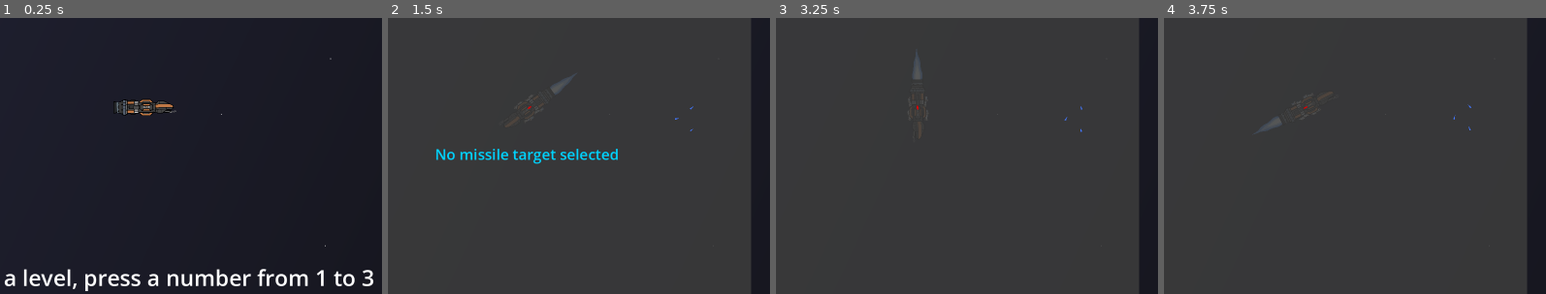
Above: before the commit, frames 1-4 (left to right).
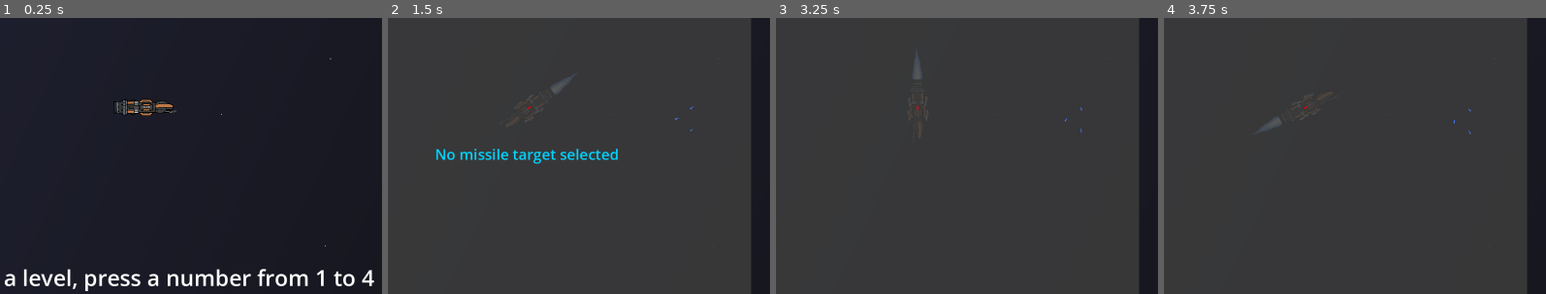
Above: after the commit, the same moments.

Repository: OxygenLithium/the-expanse-io-campaign
Game: Godot game, scene res://scenes/main.tscn
Same seed, same stepped clock (60 frames per second), same inputs: the game is played once before the commit and once after it.
Inputs (mouse positions are % of the whole screen's width and height, from its top left):
- Up to frame 1 (0.25 s): no input
- Up to frame 2 (1.5 s): tap A (key_a) at 0.5 s; move the mouse to (72, 45) at 0.52 s; hold Right (ui_right) 0.53-1.28 s; hold 1 (key_1) 0.53-1.28 s; tap 2 (key_2) at 0.8, 1.35 s; tap Space (key_space) at 1.25 s; move the mouse to (29, 55) at 1.27 s; hold Left (ui_left) from 1.28 s (still down)
- Up to frame 3 (3.25 s): tap 3 (key_3) at 1.55 s; move the mouse to (59, 28) at 2.02 s; release Left (ui_left) at 2.03 s; hold 3 (key_3) 2.03-2.78 s; hold Right (ui_right) from 2.03 s (still down); tap 4 (key_4) at 2.3, 2.85 s; move the mouse to (44, 70) at 2.77 s; tap A (key_a) at 3.05 s
- Up to frame 4 (3.75 s): move the mouse to (80, 65) at 3.52 s; release Right (ui_right) at 3.53 s; hold Left (ui_left) from 3.53 s (still down); tap A (key_a) at 3.6 s
The pictures show only the part of the screen within x 31-81%, y 34-84%; the shares and areas given below are measured in that part.

The runs differ from the first frame. In frame 1, 0.1% of the frame differs, in the area x 94-98%, y 91-98%; in frame 2, nothing differs; in frame 3, less than 0.1%; in frame 4, less than 0.1%.

Commit message:
increased hitbox for MCRN pdc rounds, fixed A and D being misbound, and added a fourth placeholder level

Diff:
--- a/scenes/main.tscn
+++ b/scenes/main.tscn
@@ -40,7 +40,7 @@
 offset_top = 419.0
 offset_right = 644.0
 offset_bottom = 624.0
-text = "To choose a level, press a number from 1 to 3"
+text = "To choose a level, press a number from 1 to 4"
 label_settings = SubResource("LabelSettings_c3el5")
 
 [node name="ship_sprite" type="Sprite2D" parent="TitlePage"]
--- a/scenes/projectiles/mcrn/bullet.tscn
+++ b/scenes/projectiles/mcrn/bullet.tscn
@@ -15,4 +15,4 @@
 texture = ExtResource("2_d57ve")
 
 [node name="CollisionPolygon2D" type="CollisionPolygon2D" parent="."]
-polygon = PackedVector2Array(-5, 0, 0, -1, 5, 0, 1.48059, 0.703882, 0, 1)
+polygon = PackedVector2Array(-12, 0, 0, -2, 14, 0, 0, 2)
--- a/scripts/main.gd
+++ b/scripts/main.gd
@@ -123,6 +123,52 @@
 		enemy.displayName = "UNN Lafayette"
 		add_child(enemy)
 
+	elif level == 4:
+		enemy = frigateFile.instantiate()
+		enemy.position = Vector2(13500,1500)
+		enemy.displayName = "UNN Milton"
+		add_child(enemy)
+
+		enemy = andronicusFile.instantiate()
+		enemy.position = Vector2(12000,0)
+		enemy.displayName = "UNN Jasper"
+		add_child(enemy)
+
+		enemy = frigateFile.instantiate()
+		enemy.position = Vector2(13500,-1500)
+		enemy.displayName = "UNN Beirut"
+		add_child(enemy)
+
+		enemy = munroeFile.instantiate()
+		enemy.position = Vector2(20000,700)
+		enemy.displayName = "UNN St. Elmo's Fire"
+		add_child(enemy)
+
+		enemy = munroeFile.instantiate()
+		enemy.position = Vector2(20000,-700)
+		enemy.displayName = "UNN Maracaibo"
+		add_child(enemy)
+
+		enemy = andronicusFile.instantiate()
+		enemy.position = Vector2(24000,0)
+		enemy.displayName = "UNN Beowulf"
+		add_child(enemy)
+
+		enemy = murphyFile.instantiate()
+		enemy.position = Vector2(80000,-5000)
+		enemy.displayName = "UNN Hou Yi"
+		add_child(enemy)
+
+		enemy = murphyFile.instantiate()
+		enemy.position = Vector2(150000,-6000)
+		enemy.displayName = "UNN Hayha"
+		add_child(enemy)
+
+		enemy = murphyFile.instantiate()
+		enemy.position = Vector2(140000,-5000)
+		enemy.displayName = "UNN Basilic"
+		add_child(enemy)
+
 func unn_ship_destroyed():
 	if UNNShips.size() < 1:
 		victory()
--- a/scripts/main_node.gd
+++ b/scripts/main_node.gd
@@ -17,7 +17,7 @@
 # Called every frame. 'delta' is the elapsed time since the previous frame.
 func _process(delta: float) -> void:
 	if !inGame:
-		if Input.is_action_pressed("key_1") or Input.is_action_pressed("key_2") or Input.is_action_pressed("key_3"):
+		if Input.is_action_pressed("key_1") or Input.is_action_pressed("key_2") or Input.is_action_pressed("key_3") or Input.is_action_pressed("key_4"):
 			inGame = true
 			TitlePage.visible = false
 			game_map = gameMapFile.instantiate()
@@ -28,5 +28,7 @@
 				game_map.level = 2
 			if Input.is_action_pressed("key_3"):
 				game_map.level = 3
+			if Input.is_action_pressed("key_4"):
+				game_map.level = 4
 			self.add_child(game_map)
 			mainCamera.gameStart(game_map.player)
--- a/scripts/ships/common/ship.gd
+++ b/scripts/ships/common/ship.gd
@@ -85,6 +85,9 @@
 			closest = incomingMissiles[i]
 			minDistance = incomingMissiles[i].approxImpactTime
 
+	if closest:
+		return closest
+
 	minDistance *= 500
 	for i in range(enemyShips.size()):
 		if (enemyShips[i].position - futurePos).length() < minDistance:
--- a/scripts/ships/mcrn/player.gd
+++ b/scripts/ships/mcrn/player.gd
@@ -60,7 +60,7 @@
 			RCSCooldowns[0] = RCSCooldownLength
 			gforce += 200
 		if Input.is_action_just_pressed("key_a") && RCSCooldowns[1] == 0 && gforce < 800:
-			RCSHard(PI/2)
+			RCSHard(-PI/2)
 			RCSCooldowns[1] = RCSCooldownLength
 			gforce += 200
 		if Input.is_action_just_pressed("key_s") && RCSCooldowns[2] == 0 && gforce < 800:
@@ -68,7 +68,7 @@
 			RCSCooldowns[2] = RCSCooldownLength
 			gforce += 200
 		if Input.is_action_just_pressed("key_d") && RCSCooldowns[3] == 0 && gforce < 800:
-			RCSHard(-PI/2)
+			RCSHard(PI/2)
 			RCSCooldowns[3] = RCSCooldownLength
 			gforce += 200
 	else:
